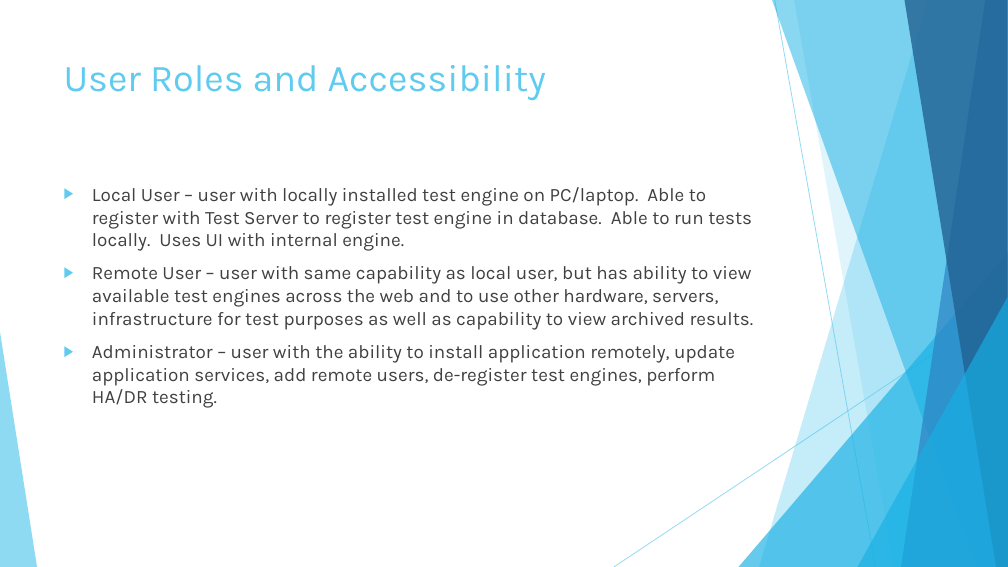
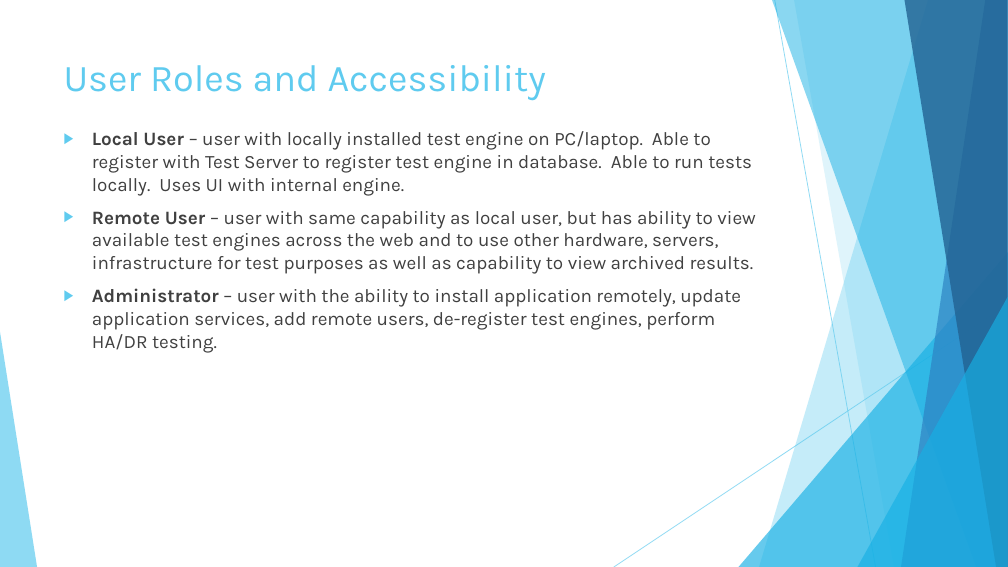
Before and after one commit to KodeFu/cse682, a slide deck: slide 8 of Test Framework Midterm Presentation 001.pptx. Drawn at 1008x567 pixels with LibreOffice and Linux fonts; fonts in the diff are those of the drawing. Boxes give left, top, right and bottom in pixels: in the first picture for what was removed or moved away, otherwise in the second. Text is boxed around its words. In the diff, an @@ line names an element or a change of style, - is before the commit and + after.

```diff
--- a/Test Framework Midterm Presentation 001.pptx
+++ b/Test Framework Midterm Presentation 001.pptx
@@ text "Local User – user with ...": place and size @@
-text "Local User – user with ..." at (92,187,754,408)
+text "Local User – user with ..." at (92,131,755,353)
@@ text "Local User – user with ..." at (92,131,755,353): bold on in "Local User", "Remote User", "Administrator" @@
```
Also in this commit, not shown: 11 other slides changed, 1 slide added, 1 other file.
